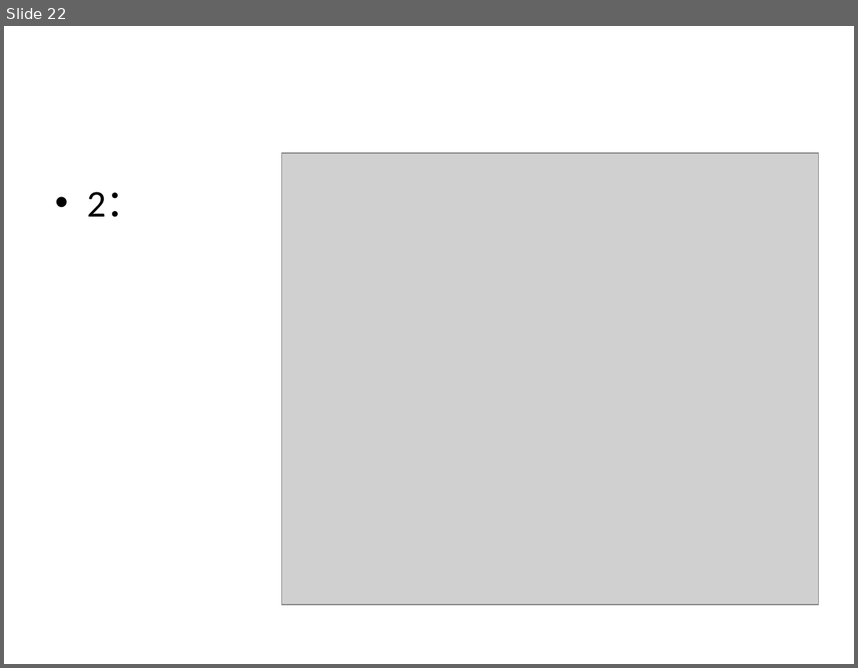
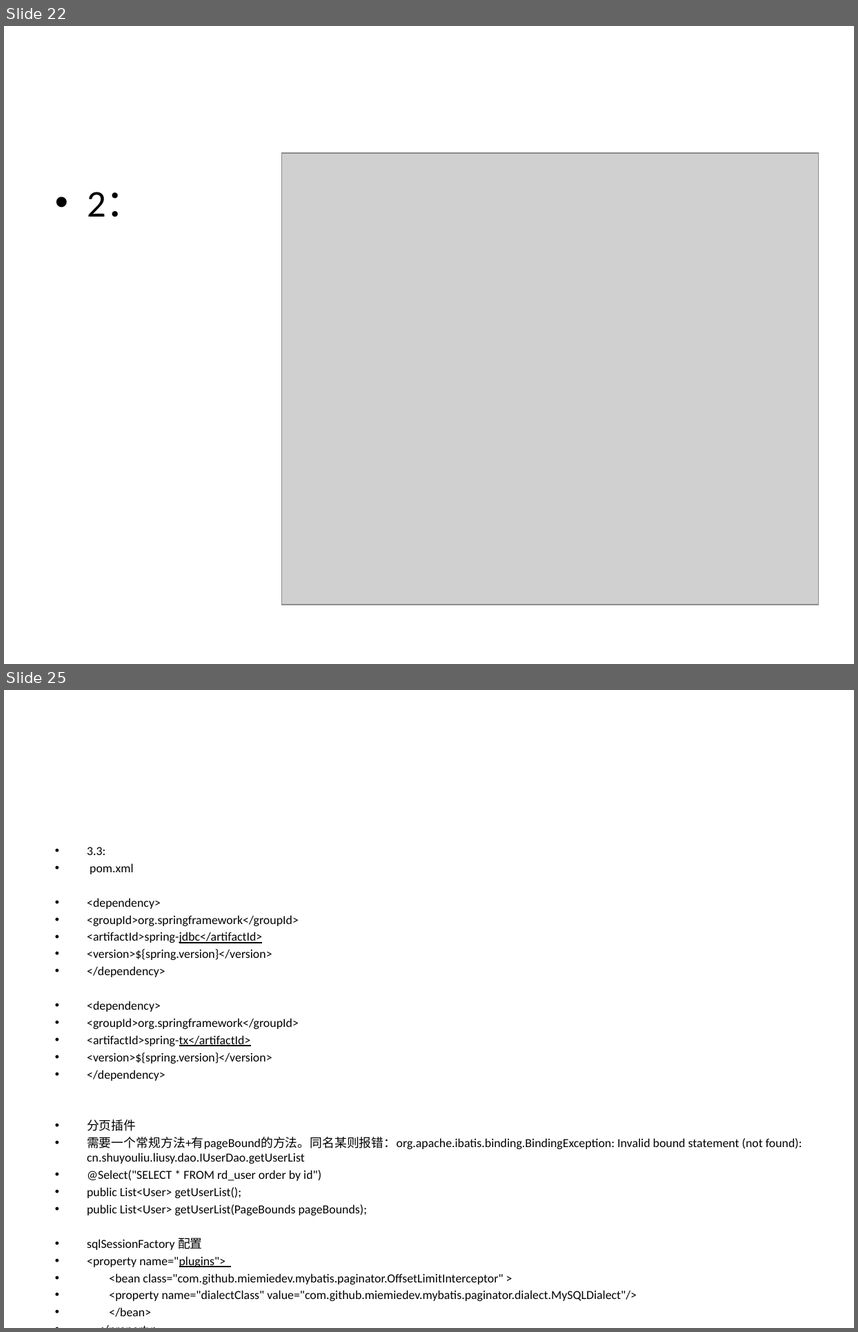
Before and after one commit to slgxmh/liusy.api, a slide deck: 创建工程步骤.pptx. Shown one above the other, each under a label of ours: slide 22 before the commit, slides 22 and 25 after it; the slides between them are not shown. The pictures are 858x668 and 858x1332 pixels, drawn with LibreOffice and Linux fonts; fonts in the diff are those of the drawing; grey boxes stand for pictures. Boxes give left, top, right and bottom in pixels: in the first picture for what was removed or moved away, otherwise in the second. Text is boxed around its words. In the diff, an @@ line names an element or a change of style, - is before the commit and + after.

```diff
--- a/创建工程步骤.pptx
+++ b/创建工程步骤.pptx
@@ slide 25 added at <box>4,690,854,1328</box>, background #FFFFFF @@
@@ text added at <box>87,847,802,1317</box>, 10.4 pt, text #000000 @@
+• 3.3:
+• pom.xml
+• <dependency>
+• <groupId>org.springframework</groupId>
+• <artifactId>spring-jdbc</artifactId>
+• <version>${spring.version}</version>
+• </dependency>
+• <dependency>
+• <groupId>org.springframework</groupId>
+• <artifactId>spring-tx</artifactId>
+• <version>${spring.version}</version>
+• </dependency>
+• 分页插件
+• 需要一个常规方法+有pageBound的方法。同名某则报错：org.apache.ibatis.binding.BindingException: Invalid bound statement (not found): cn.shuyouliu.liusy.dao.IUserDao.getUserList
+• @Select("SELECT * FROM rd_user order by id")
+• public List<User> getUserList();
+• public List<User> getUserList(PageBounds pageBounds);
+• sqlSessionFactory 配置
+• <property name="plugins">
+• <bean class="com.github.miemiedev.mybatis.paginator.OffsetLimitInterceptor" >
+• <property name="dialectClass" value="com.github.miemiedev.mybatis.paginator.dialect.MySQLDialect"/>
+• </bean>
+• </property>
```
Also in this commit, not shown: 4 other slides added, 13 other files.
